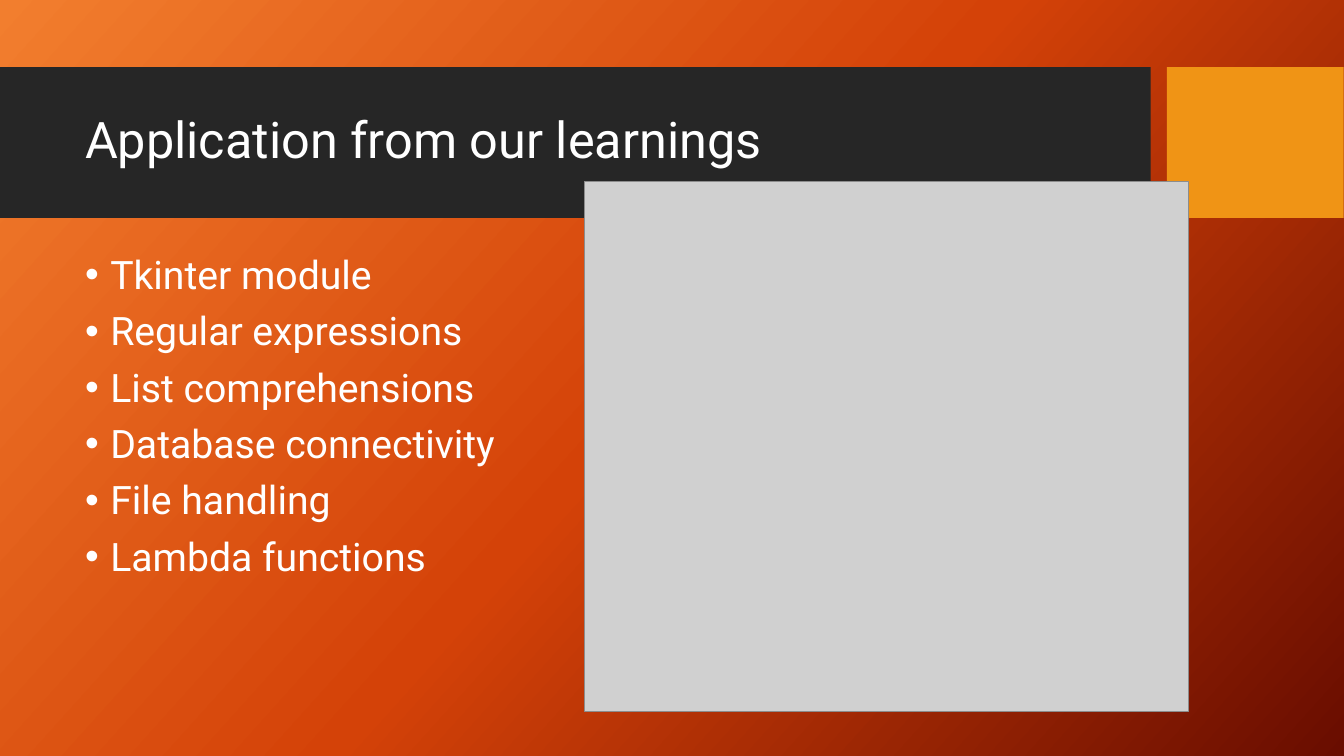
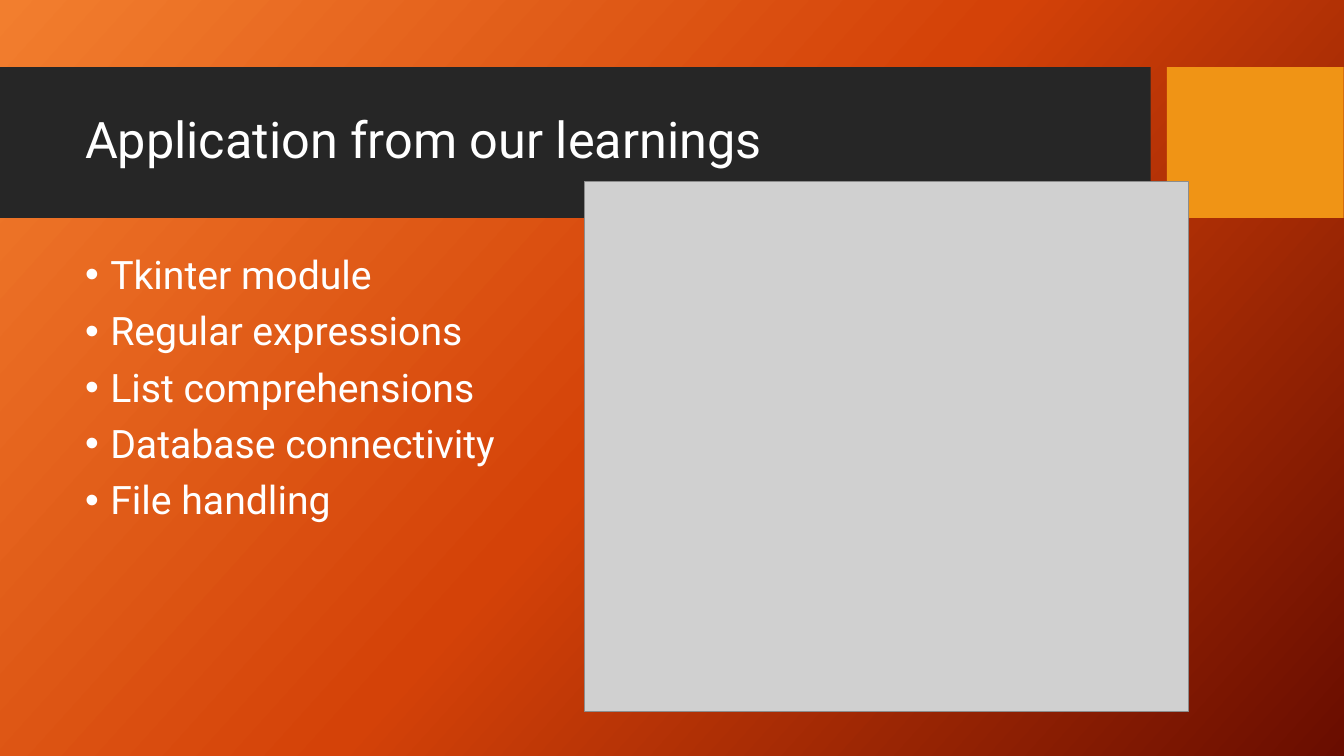
Before and after one commit to pathikg/Store-management-system, a slide deck: slide 8 of KJ Mart.pptx. Drawn at 1344x756 pixels with LibreOffice and Linux fonts; fonts in the diff are those of the drawing; grey boxes stand for pictures; background and template pictures are left out. Boxes give left, top, right and bottom in pixels: in the first picture for what was removed or moved away, otherwise in the second. Text is boxed around its words. In the diff, an @@ line names an element or a change of style, - is before the commit and + after.

```diff
--- a/KJ Mart.pptx
+++ b/KJ Mart.pptx
@@ text at (x1=110, y1=541, x2=426, y2=572): paragraph removed @@
-• Lambda functions
```
Also in this commit, not shown: 2 other slides changed, 3 other files.
